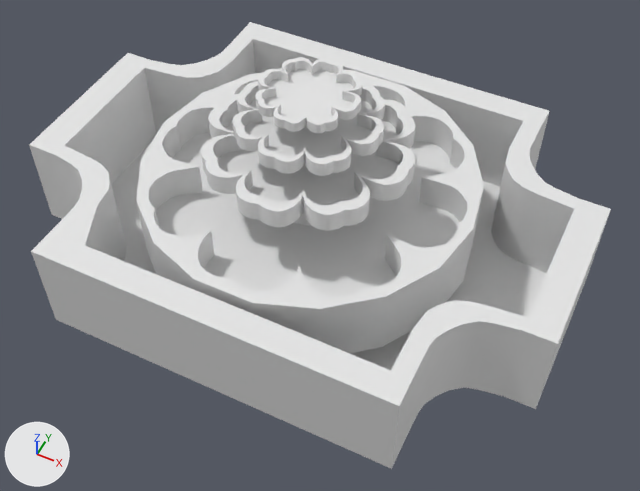
The FBX model Assets/MyContent/Art/New Art/Models/Props/WaterSource.fbx, before and after one commit.
Rendered twice from a camera (50 mm lens) standing at (2.3, -4.43, 5.2) and looking at (0.25, -0.33, 0.07). Arrows for +X, +Y and +Z are at lower left; the lights stay in place. Where no turn or scale is listed for an object, it has been applied to the vertices.

The first picture shows 'WaterSource', 'WaterSource.001'.
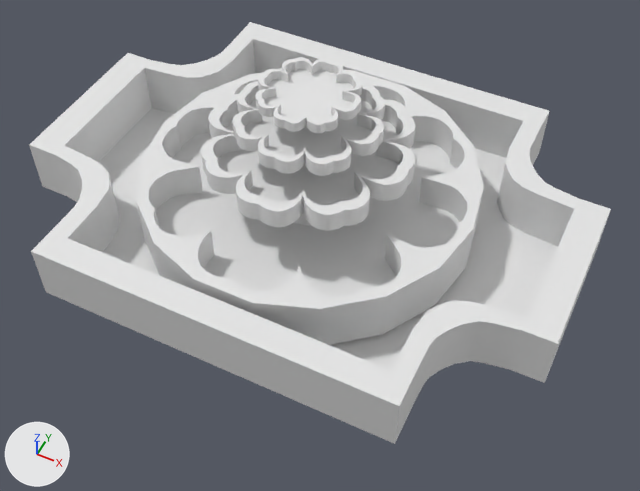
The newer file is also rescaled (x3.132), turned or shifted as a whole; pictures and numbers use the older file's frame.

Location of each change, [x1, y1, x2, y2] in pixels of the pictures (640 x 491 px; the box of a moved part takes in the faces that stretch with it):
'WaterSource', reshaped: before [29, 22, 611, 469]; after [29, 22, 611, 444]
part 1 of me_mesh_001, moved or reshaped: before [136, 192, 483, 353]; after [136, 192, 483, 345]
part 2 of me_mesh, moved or reshaped: before [42, 62, 594, 469]; after [42, 62, 593, 444]

The edits, one by one:
me_mesh is used by ob_watersource; location (0.0, 0.0, 0.0).
me_mesh had 212 vertices, 195 faces and spanned x -2.18..2.17, y -1.59..1.59, z -0.39..0.42.
me_mesh now has 213 vertices, 195 faces and spans x -2.18..2.17, y -1.59..1.59, z -0.04..0.42.
Part 2, on me_mesh:
3 faces are deleted.
108 vertices in x -2.18..2.17, y -1.59..1.59, z -0.39..-0.37 move by (0.0, 0.0, 0.35).
1 vertex is added at (-1.28, -1.37, -0.02).
3 new faces join them.
me_mesh_001 has 6604 vertices, 6312 faces and spans x -1.33..1.33, y -1.31..1.31, z -0.32..1.07.
me_mesh_001 is used by ob_watersource_001; location (0.0, 0.0, 0.188).
me_mesh_001 part 1: all 20 vertices in x -1.33..1.33, y -1.31..1.31, z -0.32 are moved by (0.0, 0.0, 0.16).
